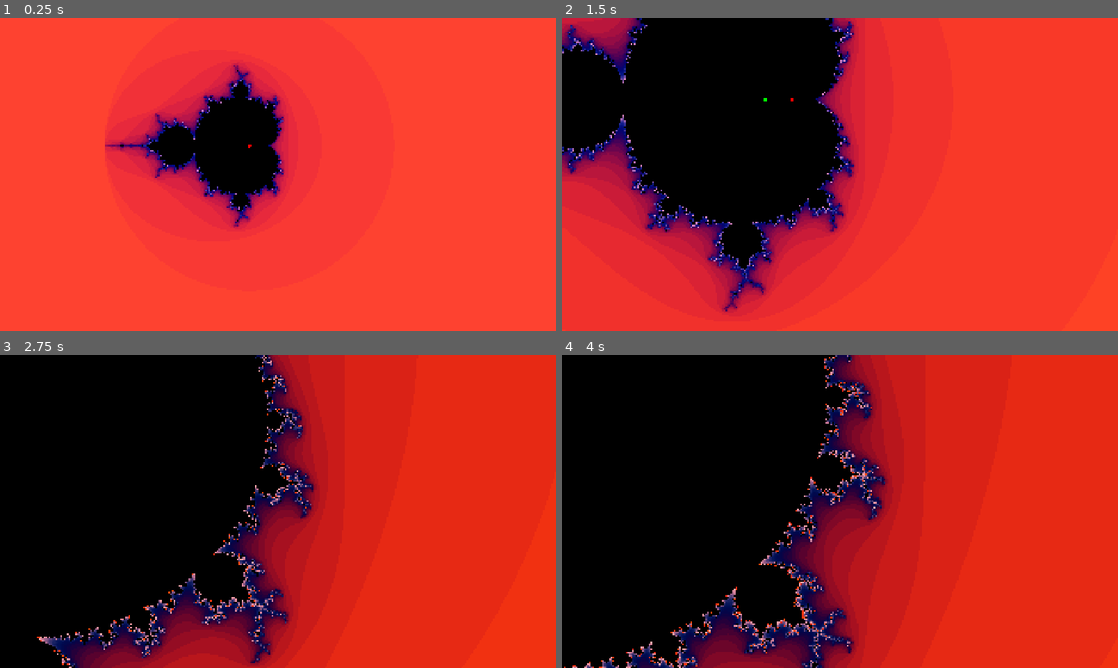
Above: before the commit, frames 1-4 (two rows, left to right).
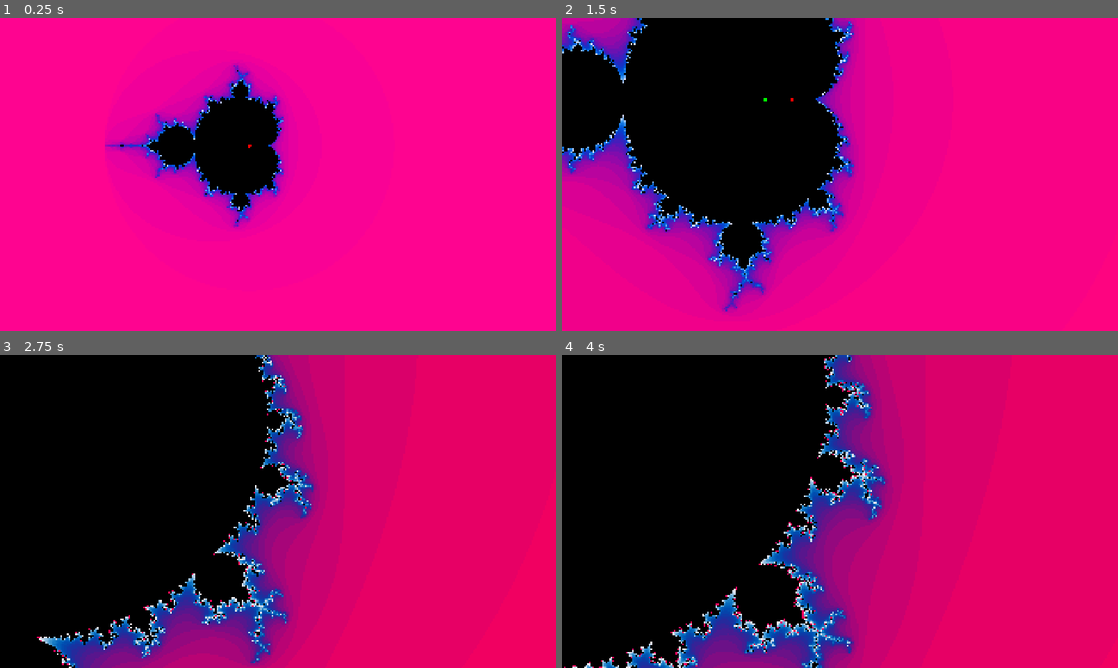
Above: after the commit, the same moments.

Repository: CyrusBrown/FractalExplorer
Game: Godot game, scene res://fractal.tscn
Two runs of this game, one before a commit and one after it. Both use one fixed random seed, a clock stepped at 60 frames per second and the inputs below.
Inputs (mouse positions are in pixels of both pictures, inside the frame that each line leads up to):
- Up to frame 1 (0.25 s): no input
- Up to frame 2 (1.5 s): tap Enter at 0.5 s; move the mouse to (962, 158) at 0.52 s; press the mouse at (962, 158) at 0.53 s; hold Right (move_julia_right) 0.53-1.28 s; move the mouse to (728, 190) at 1.27 s; release the mouse at (728, 190) at 1.28 s; hold , (blue_down) from 1.28 s (still down); tap - (decrease_iter) at 1.35 s
- Up to frame 3 (2.75 s): click (166, 527) at 1.55 s; move the mouse to (333, 442) at 2.02 s; release , (blue_down) at 2.03 s; press the mouse at (333, 442) at 2.03 s; hold Right (move_julia_right) from 2.03 s (still down); tap . (define_start) at 2.1 s
- Up to frame 4 (4 s): move the mouse to (812, 574) at 2.77 s; release Right (move_julia_right) at 2.78 s; release the mouse at (812, 574) at 2.78 s; hold P (blue_up) 2.78-3.53 s; tap ' (draw_points) at 2.85 s; click (812, 574) at 3.05 s; tap B (move_start_down) at 3.5 s; move the mouse to (1006, 558) at 3.52 s; hold Left (move_julia_left) from 3.53 s (still down); hold Shift (factor_modifier_1) from 3.53 s (still down); click (1006, 558) at 3.8 s

The runs differ from the first frame. In frame 1, 95% of the frame differs, in the area x 0-100%, y 0-100%; in frame 2, 73%; in frame 3, 59%; in frame 4, 58%.

Commit message:
finish saving and loading feature

Diff:
--- a/Persistance.gd
+++ b/Persistance.gd
@@ -1,19 +1,59 @@
 extends Node
 
+func create_user_data_directory(directory_name: String):
+	var path = "user://" + directory_name
+
+	if DirAccess.dir_exists_absolute(path):
+		print("Directory already exists: ", path)
+		return
+
+	var error = DirAccess.make_dir_absolute(path)
+
+	if error == OK:
+		print("Successfully created directory: ", path)
+	else:
+		printerr("Failed to create directory: ", path, " Error code: ", error)
+
+
+func _ready():
+	create_user_data_directory("code")
+	create_user_data_directory("code/fractal")
+	create_user_data_directory("code/coloring")
 
 func save_to_file(filename, content):
+	print("saving to file", filename)
 	var file = FileAccess.open(filename, FileAccess.WRITE)
-	file.store_string(content)
+	var bruh = file.store_string(content)
+	file.close()
 
 func load_from_file(filename):
 	var file = FileAccess.open(filename, FileAccess.READ)
 	var content = file.get_as_text()
 	return content
 
+func is_legit_filename(filename):
+	if filename.is_empty() or filename.length() > 255:
+		return false
+
+	var illegal_pattern = "[\\/\\?\\%\\*\\:\\|\"\\<\\>\\x00-\\x1F]"
+
+	illegal_pattern = illegal_pattern.insert(1, " ")
+
+	var regex = RegEx.new()
+	regex.compile(illegal_pattern)
+
+	if regex.search(filename):
+		return false
+
+	var reserved_names = []
+	if filename.get_basename().to_upper() in reserved_names:
+		return false
+
+	return true
+
 func save_fractalcode(codename, code):
 	#var code_dir = DirAccess.open("user://code/fractalcode")
 	save_to_file("user://code/fractalcode".path_join(codename), code)
-
 
 func dir_contents(path):
 	var dir = DirAccess.open(path)
--- a/Shaders/fractal_renderer_base.gdshader
+++ b/Shaders/fractal_renderer_base.gdshader
@@ -9,7 +9,7 @@
 uniform vec3 color_map = vec3(0.0, 2.0, 4.0);
 uniform int fractal_type = 0;
 uniform int define_start = 0;
-uniform int equation = 0;
+//uniform int equation = 0;
 uniform highp vec2 start_position = vec2(0,0);
 uniform float earlyescape = 2.0;
 uniform bool draw_points = true;
--- a/codeoptions.gd
+++ b/codeoptions.gd
@@ -10,9 +10,58 @@
 	current_section = index
 	editor.change_section(current_section)
 
+func _load_file(filepath, options):
+	if filepath:
+		var directory = options["directory"]
+		filepath = directory.path_join(filepath)
+		var code = Persistance.load_from_file(filepath)
+		editor.load_code(code)
+	else:
+		print("FAILED LOAD")
+
+func get_save_path():
+	if current_section == 0:
+		return "user://code/fractal"
+	elif current_section == 1:
+		return "user://code/coloring"
+
+func _save_file(filepath):
+	if filepath:
+		filepath = filepath + ".dzrcode"
+		var code = editor.text
+		print("SAVING FILE")
+		print(filepath)
+		filepath = get_save_path().path_join(filepath)
+		Persistance.save_to_file(filepath, code)
+	else:
+		print("FAILED CREATE")
 
 func _on_load_pressed() -> void:
-	uiroot.Popups.open_popup("file_select")
+	var options = {
+		"callback": Callable(self, "_load_file"),
+		"file_mode": "select",
+		"directory": get_save_path()
+	}
+	uiroot.Popups.open_popup("file_select", options)
 
 func _on_save_pressed() -> void:
-	uiroot.Popups.open_popup("file_select")
+	var options = {
+		"callback": Callable(self, "_save_file"),
+		"file_mode": "create",
+		"directory": get_save_path()
+	}
+	uiroot.Popups.open_popup("file_select", options)
+
+
+func _on_examples_pressed() -> void:
+	var path = ""
+	if current_section == 0:
+		path =  "res://examples/fractal"
+	elif current_section == 1:
+		path = "res://examples/coloring"
+	var options = {
+		"callback": Callable(self, "_load_file"),
+		"file_mode": "select",
+		"directory": path
+	}
+	uiroot.Popups.open_popup("file_select", options)
--- a/files_list.gd
+++ b/files_list.gd
@@ -1,22 +1,43 @@
 extends ScrollContainer
 
 @onready var files_container = $ItemList
-
-@onready var directory = owner.directory_path
 
 @export var placeholder_texture: Texture2D
 
 var files = []
 
+var filenames = []
+
+var selected = null
 
 func _ready():
+	cleanup()
+
+func load_dir(directory):
+	print("LOADING DIRECTORY", directory)
 	files = Persistance.dir_contents(directory)[1]
+	print(files)
 
-	files = ["user://code/fractalcode/bruh.txt", "user://code/fractalcode/bruh2.txt"]
-
-	for i in range(40):
-		files.append("user://code/fractalcode/doozer" + str(i) + ".txt")
+	#files = ["user://code/fractalcode/bruh.txt", "user://code/fractalcode/bruh2.txt"]
+	#
+	#for i in range(40):
+		#files.append("user://code/fractalcode/doozer" + str(i) + ".txt")
 
 	for file: String in files:
+		print(file)
 		var file_name = file.get_file().get_slice(".", 0)
+		filenames.append(file_name)
 		files_container.add_item(file_name, placeholder_texture, true)
+
+func cleanup():
+	files = []
+	filenames = []
+	files_container.clear()
+
+func name_exists(file_name):
+	return file_name in filenames
+
+func _on_item_list_item_selected(index: int) -> void:
+	print(files)
+	selected = files[index]
+	owner.file_selected(selected, filenames[index])
--- a/fileselectpopup.gd
+++ b/fileselectpopup.gd
@@ -3,8 +3,88 @@
 
 @onready var window_title_label = $VBoxContainer/Title
 @onready var directory_list = $VBoxContainer/Directory
+@onready var action_button = $VBoxContainer/PanelContainer/Button
+@onready var file_mode = "select"
+@onready var text_area = $VBoxContainer/PanelContainer/TextArea
 
-@export var directory_path = "user://code/fractalcode"
+var exited_success = false
+func empty_callback():
+	pass
+
+
+var callback: Callable = empty_callback
+var options = null
+var directory = null
+#
+#var examples_path = "res://Examples"
+#
+#@export var directory_path = "user://code/fractalcode"
+
+var selected_file = null
+
+func file_selected(selected, selected_name):
+	selected_file = selected
+	print(selected)
+	text_area.text = selected_name
+	action_button.disabled = false
+
+func setup():
+	if not options:
+		print("no options")
+		close_self()
+	else:
+		file_mode = options["file_mode"]
+		callback = options["callback"]
+		directory = options["directory"]
+		print("loading options")
+		directory_list.load_dir(directory)
+
+		if file_mode == "select":
+			select_mode_setup()
+		if file_mode == "create":
+			create_mode_setup()
+
+func select_mode_setup():
+	action_button.disabled = true
+	action_button.text = "Load"
+	selected_file = null
+
+func create_mode_setup():
+	action_button.disabled = true
+	action_button.text = "Save"
+	selected_file = null
+
+func open_popup(popup_options: Dictionary = {}):
+	print(popup_options)
+	options = popup_options
+	self.show()
+	setup()
+
+func on_close():
+	directory_list.cleanup()
+	print("closing filepicker")
+	if not exited_success:
+		callback.call(null, options)
+	self.options = null
+	self.file_mode = null
+	self.selected_file = null
+	text_area.text = ""
 
 func _ready():
 	pass
+
+func _action_button_pressed() -> void:
+	print("path_selected")
+	print(selected_file)
+	exited_success = true
+	callback.call(selected_file, options)
+	close_self()
+
+
+func _on_text_area_text_changed(new_text: String) -> void:
+	if file_mode == "create":
+		if Persistance.is_legit_filename(new_text):
+			action_button.disabled = false
+			selected_file = new_text
+		else:
+			action_button.disabled = true
--- a/fileselectpopup.tscn
+++ b/fileselectpopup.tscn
@@ -1,15 +1,11 @@
-[gd_scene load_steps=9 format=3 uid="uid://c4x6bs0jero3r"]
+[gd_scene load_steps=7 format=3 uid="uid://c4x6bs0jero3r"]
 
 [ext_resource type="StyleBox" uid="uid://ckdd1s5h3hoey" path="res://panel_ui.tres" id="1_vtv7q"]
-[ext_resource type="PackedScene" uid="uid://vdhrlouvk1a3" path="res://file_thumbnail.tscn" id="2_4ncdd"]
 [ext_resource type="Script" uid="uid://c3t0iky0yxudw" path="res://fileselectpopup.gd" id="2_s3kyd"]
 [ext_resource type="Script" uid="uid://htach7s73ev1" path="res://files_list.gd" id="3_tk2yd"]
 [ext_resource type="Theme" uid="uid://ou2vxvpvh4vc" path="res://ui_theme.tres" id="4_wooou"]
 
 [sub_resource type="PlaceholderTexture2D" id="PlaceholderTexture2D_tk2yd"]
-size = Vector2(284, 149)
-
-[sub_resource type="PlaceholderTexture2D" id="PlaceholderTexture2D_gxbb3"]
 size = Vector2(284, 149)
 
 [sub_resource type="StyleBoxFlat" id="StyleBoxFlat_tk2yd"]
@@ -63,120 +59,15 @@
 theme_override_constants/icon_margin = 0
 theme_override_constants/h_separation = 33
 theme_override_font_sizes/font_size = 21
-item_count = 2
 max_columns = 6
 icon_mode = 0
-item_0/text = "test"
-item_0/icon = SubResource("PlaceholderTexture2D_gxbb3")
-item_1/text = "test"
-item_1/icon = SubResource("PlaceholderTexture2D_gxbb3")
-
-[node name="Files" type="HFlowContainer" parent="VBoxContainer/Directory"]
-visible = false
-layout_mode = 2
-size_flags_horizontal = 3
-size_flags_vertical = 3
-theme_override_constants/h_separation = 40
-theme_override_constants/v_separation = 40
-alignment = 1
-last_wrap_alignment = 1
-
-[node name="FileItem" parent="VBoxContainer/Directory/Files" instance=ExtResource("2_4ncdd")]
-layout_mode = 2
-size_flags_horizontal = 1
-size_flags_vertical = 1
-
-[node name="FileItem2" parent="VBoxContainer/Directory/Files" instance=ExtResource("2_4ncdd")]
-layout_mode = 2
-size_flags_horizontal = 1
-size_flags_vertical = 1
-
-[node name="FileItem3" parent="VBoxContainer/Directory/Files" instance=ExtResource("2_4ncdd")]
-layout_mode = 2
-size_flags_horizontal = 1
-size_flags_vertical = 1
-
-[node name="FileItem4" parent="VBoxContainer/Directory/Files" instance=ExtResource("2_4ncdd")]
-layout_mode = 2
-size_flags_horizontal = 1
-size_flags_vertical = 1
-
-[node name="FileItem5" parent="VBoxContainer/Directory/Files" instance=ExtResource("2_4ncdd")]
-layout_mode = 2
-size_flags_horizontal = 1
-size_flags_vertical = 1
-
-[node name="FileItem6" parent="VBoxContainer/Directory/Files" instance=ExtResource("2_4ncdd")]
-layout_mode = 2
-size_flags_horizontal = 1
-size_flags_vertical = 1
-
-[node name="FileItem7" parent="VBoxContainer/Directory/Files" instance=ExtResource("2_4ncdd")]
-layout_mode = 2
-size_flags_horizontal = 1
-size_flags_vertical = 1
-
-[node name="FileItem8" parent="VBoxContainer/Directory/Files" instance=ExtResource("2_4ncdd")]
-layout_mode = 2
-size_flags_horizontal = 1
-size_flags_vertical = 1
-
-[node name="FileItem9" parent="VBoxContainer/Directory/Files" instance=ExtResource("2_4ncdd")]
-layout_mode = 2
-size_flags_horizontal = 1
-size_flags_vertical = 1
-
-[node name="FileItem10" parent="VBoxContainer/Directory/Files" instance=ExtResource("2_4ncdd")]
-layout_mode = 2
-size_flags_horizontal = 1
-size_flags_vertical = 1
-
-[node name="FileItem11" parent="VBoxContainer/Directory/Files" instance=ExtResource("2_4ncdd")]
-layout_mode = 2
-size_flags_horizontal = 1
-size_flags_vertical = 1
-
-[node name="FileItem12" parent="VBoxContainer/Directory/Files" instance=ExtResource("2_4ncdd")]
-layout_mode = 2
-size_flags_horizontal = 1
-size_flags_vertical = 1
-
-[node name="FileItem13" parent="VBoxContainer/Directory/Files" instance=ExtResource("2_4ncdd")]
-layout_mode = 2
-size_flags_horizontal = 1
-size_flags_vertical = 1
-
-[node name="FileItem14" parent="VBoxContainer/Directory/Files" instance=ExtResource("2_4ncdd")]
-layout_mode = 2
-size_flags_horizontal = 1
-size_flags_vertical = 1
-
-[node name="FileItem15" parent="VBoxContainer/Directory/Files" instance=ExtResource("2_4ncdd")]
-layout_mode = 2
-size_flags_horizontal = 1
-size_flags_vertical = 1
-
-[node name="FileItem16" parent="VBoxContainer/Directory/Files" instance=ExtResource("2_4ncdd")]
-layout_mode = 2
-size_flags_horizontal = 1
-size_flags_vertical = 1
-
-[node name="FileItem17" parent="VBoxContainer/Directory/Files" instance=ExtResource("2_4ncdd")]
-layout_mode = 2
-size_flags_horizontal = 1
-size_flags_vertical = 1
-
-[node name="FileItem18" parent="VBoxContainer/Directory/Files" instance=ExtResource("2_4ncdd")]
-layout_mode = 2
-size_flags_horizontal = 1
-size_flags_vertical = 1
 
 [node name="PanelContainer" type="HBoxContainer" parent="VBoxContainer"]
 layout_mode = 2
 size_flags_stretch_ratio = 0.08
 theme_override_constants/separation = 17
 
-[node name="ControlsSearch" type="LineEdit" parent="VBoxContainer/PanelContainer"]
+[node name="TextArea" type="LineEdit" parent="VBoxContainer/PanelContainer"]
 layout_mode = 2
 size_flags_horizontal = 3
 theme_override_font_sizes/font_size = 19
@@ -190,3 +81,7 @@
 theme = ExtResource("4_wooou")
 theme_override_font_sizes/font_size = 29
 text = "Save"
+
+[connection signal="item_selected" from="VBoxContainer/Directory/ItemList" to="VBoxContainer/Directory" method="_on_item_list_item_selected"]
+[connection signal="text_changed" from="VBoxContainer/PanelContainer/TextArea" to="." method="_on_text_area_text_changed"]
+[connection signal="pressed" from="VBoxContainer/PanelContainer/Button" to="." method="_action_button_pressed"]
--- a/fractal.tscn
+++ b/fractal.tscn
@@ -130,6 +130,17 @@
 theme_override_font_sizes/font_size = 20
 text = "Load"
 
+[node name="Examples" type="Button" parent="UIRoot/HSplitContainer/MarginContainer/TabContainer/FractalCodeEdit/EditorLayout/PanelContainer/CodeOptions"]
+layout_mode = 2
+theme_override_font_sizes/font_size = 20
+text = "Examples
+"
+
+[node name="Spacer" type="Control" parent="UIRoot/HSplitContainer/MarginContainer/TabContainer/FractalCodeEdit/EditorLayout/PanelContainer/CodeOptions/Examples"]
+layout_mode = 3
+anchors_preset = 0
+size_flags_horizontal = 3
+
 [node name="Spacer" type="Control" parent="UIRoot/HSplitContainer/MarginContainer/TabContainer/FractalCodeEdit/EditorLayout/PanelContainer/CodeOptions"]
 layout_mode = 2
 size_flags_horizontal = 3
@@ -229,6 +240,7 @@
 
 [connection signal="pressed" from="UIRoot/HSplitContainer/MarginContainer/TabContainer/FractalCodeEdit/EditorLayout/PanelContainer/CodeOptions/Save" to="UIRoot/HSplitContainer/MarginContainer/TabContainer/FractalCodeEdit/EditorLayout/PanelContainer/CodeOptions" method="_on_save_pressed"]
 [connection signal="pressed" from="UIRoot/HSplitContainer/MarginContainer/TabContainer/FractalCodeEdit/EditorLayout/PanelContainer/CodeOptions/Load" to="UIRoot/HSplitContainer/MarginContainer/TabContainer/FractalCodeEdit/EditorLayout/PanelContainer/CodeOptions" method="_on_load_pressed"]
+[connection signal="pressed" from="UIRoot/HSplitContainer/MarginContainer/TabContainer/FractalCodeEdit/EditorLayout/PanelContainer/CodeOptions/Examples" to="UIRoot/HSplitContainer/MarginContainer/TabContainer/FractalCodeEdit/EditorLayout/PanelContainer/CodeOptions" method="_on_examples_pressed"]
 [connection signal="item_selected" from="UIRoot/HSplitContainer/MarginContainer/TabContainer/FractalCodeEdit/EditorLayo …(204 unchanged characters)…
 [connection signal="text_changed" from="UIRoot/HSplitContainer/MarginContainer/TabContainer/FractalCodeEdit/EditorLayout/FractalcodeEditor" to="UIRoot" method="_on_fractalcode_changed"]
 [connection signal="text_changed" from="UIRoot/HSplitContainer/MarginContainer/TabContainer/FractalCodeEdit/EditorLayout/FractalcodeEditor" to="UIRoot/HSplitContainer/MarginContainer/TabContainer/FractalCodeEdit/EditorLayout/FractalcodeEditor" method="_on_text_changed"]
--- a/fractal_render.gd
+++ b/fractal_render.gd
@@ -13,15 +13,16 @@
 var zoom_factor = 2
 var fractal_offset = scale / -10
 var max_iter = 35
-var color_map = Vector3(0.0, 2.0, 4.0)
+#var color_map = Vector3(0.0, 2.0, 4.0)
+var color_map = Vector3(0.0, 2.8, 4.8)
 var fractal_type = 0
-var equation = 0
+#var equation = 0
 var start_position = Vector2(-0, 0)
 var define_start = 0
 var earlyescape = 2.0
 var draw_points = 1
 var extra_parameter = Vector2(0, 0)
-@export var equations = 3
+#@export var equations = 3
 
 #15.019
 #8.438
@@ -36,7 +37,7 @@
 	material.set_shader_parameter("julia_point", julia_point)
 	material.set_shader_parameter("color_map", color_map)
 	material.set_shader_parameter("fractal_type", fractal_type)
-	material.set_shader_parameter("equation", equation)
+	#material.set_shader_parameter("equation", equation)
 	material.set_shader_parameter("start_position", start_position)
 	material.set_shader_parameter("define_start", define_start)
 	material.set_shader_parameter("earlyescape", earlyescape)
@@ -94,16 +95,16 @@
 				draw_points = 1 - draw_points
 
 
-			if event.keycode == KEY_BRACKETRIGHT:
-				equation += 1
-				if equation > equations - 1:
-					equation = 0
-				print(equation)
-			if event.keycode == KEY_BRACKETLEFT:
-				equation -= 1
-				if equation < 0:
-					equation = equations - 1
-				print(equation)
+			#if event.keycode == KEY_BRACKETRIGHT:
+				#equation += 1
+				#if equation > equations - 1:
+					#equation = 0
+				#print(equation)
+			#if event.keycode == KEY_BRACKETLEFT:
+				#equation -= 1
+				#if equation < 0:
+					#equation = equations - 1
+				#print(equation)
 
 
 
@@ -120,7 +121,7 @@
 					max_iter -= 1
 
 
-		material.set_shader_parameter("equation", equation)
+		#material.set_shader_parameter("equation", equation)
 		material.set_shader_parameter("max_iterations", round(max_iter))
 		material.set_shader_parameter("fractal_type", fractal_type)
 		material.set_shader_parameter("define_start", define_start)
--- a/fractalcode_editor.gd
+++ b/fractalcode_editor.gd
@@ -14,6 +14,10 @@
 	current_colorcode = default_colorcode
 	self.text = current_fractalcode
 
+func load_code(new_code):
+	self.text = new_code
+	self.emit_signal("text_changed")
+
 func change_section(index):
 	current_section = index
 	match current_section:
--- a/main_manager.gd
+++ b/main_manager.gd
@@ -16,11 +16,11 @@
 # 2. Code to prevent the GODDAMN margin shifting when switching to double didget line numbers
 # 3. Custom uniforms in fractal code
 # 4. Way to render current view as png
-# 5. Saving/loading fractal equations
+# DONE 5. Saving/loading fractal equations
 # 6. Custom shaderincludes...? to use between multiple files (or editing the functions one)
 # 7. More functions in the functions one
 # 8. Editing main renderer file
-# 9. Editing color methods
+# DONE 9. Editing color methods
 # 10. Changing move speeds
 # 11. OPTIMIZATION
 # 12. Settings save per equation...?
@@ -36,7 +36,7 @@
 # 22. Code editor in another window...?
 # 23. Saved equation picker with thumbnails...?
 # 24. Home screen? Splash screen?
-# 25. Github release
+# DONE 25. Github release
 # 26. Fix formatting issue when binding new key (slight shift)
 # 27. Is the mouse button "all devices" thing gonna mess stuff up
 # 28. Controlling points in gui
@@ -82,7 +82,7 @@
 
 func _unhandled_key_input(event: InputEvent) -> void:
 	if event is InputEventKey and event.is_pressed():
-		if event.is_action("toggle_ui"):
+		if event.is_action_pressed("toggle_ui"):
 			ui_open = not ui_open
 			renderer.renderer_active = not ui_open
 			ui.ui_active = ui_open
--- a/popupbase.gd
+++ b/popupbase.gd
@@ -1,8 +1,18 @@
 class_name PopupBase
 extends PanelContainer
 
-func open_popup():
+func empty_callback():
+	pass
+
+func open_popup(options: Dictionary = {}):
 	self.show()
 
+func on_close():
+	pass
+
 func close_popup():
+	self.on_close()
 	self.hide()
+
+func close_self():
+	%UIRoot.Popups.close_popups();
--- a/popups.gd
+++ b/popups.gd
@@ -13,13 +13,13 @@
 	print("popup: ready")
 	self.mouse_filter = Control.MOUSE_FILTER_IGNORE
 
-func open_popup(new_popup):
+func open_popup(new_popup, data={}):
 	print("popup: opened")
 	self.mouse_filter = Control.MOUSE_FILTER_STOP
 	if popup_open:
 		popups[current_popup].close_popup()
 	if new_popup in popups.keys():
-		popups[new_popup].open_popup()
+		popups[new_popup].open_popup(data)
 		current_popup = new_popup
 		popup_open = true
 
@@ -31,11 +31,10 @@
 		popup_open = false
 	current_popup = ""
 
-
-func _gui_input(event: InputEvent) -> void:
-	print("popup: guievent")
+func _input(event: InputEvent) -> void:
 	if popup_open:
 		if event is InputEventKey and event.is_pressed() or event is InputEventMouseButton and event.is_pressed():
-			if event.is_action("toggle_ui") or event.is_action("zoom_in_smooth"):
+			if event.is_action("toggle_ui"):
+				get_viewport().set_input_as_handled()
 				close_popups()
 				accept_event()
--- a/project.godot
+++ b/project.godot
@@ -24,6 +24,7 @@
 
 [debug]
 
+settings/stdout/print_fps=true
 settings/stdout/print_gpu_profile=true
 
 [display]
